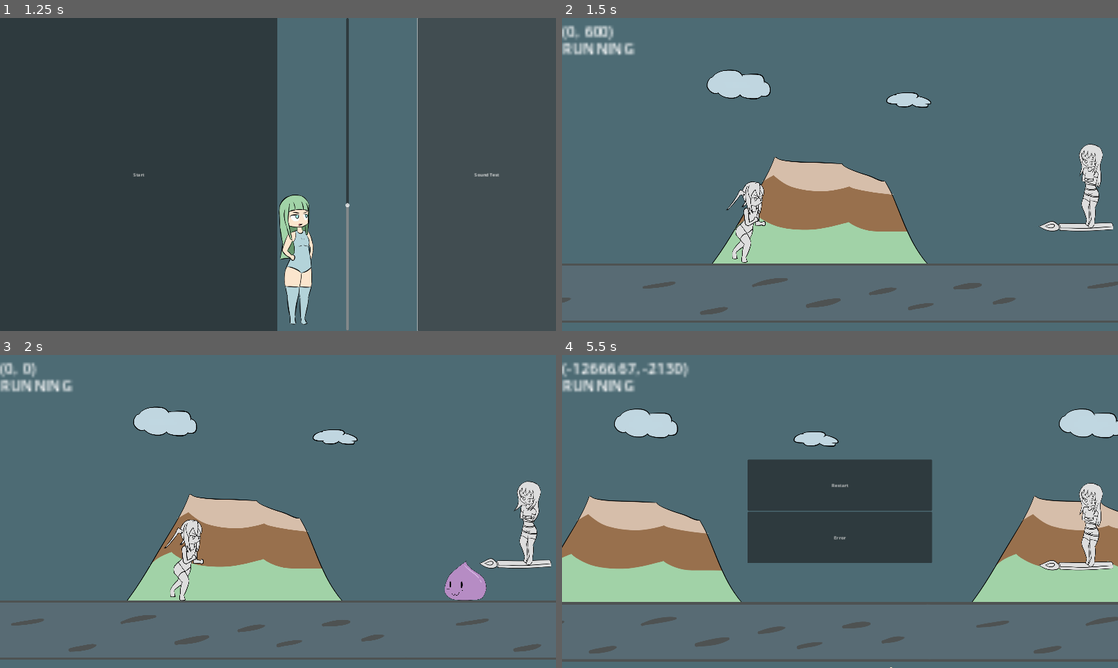
Above: before the commit, frames 1-4 (two rows, left to right).
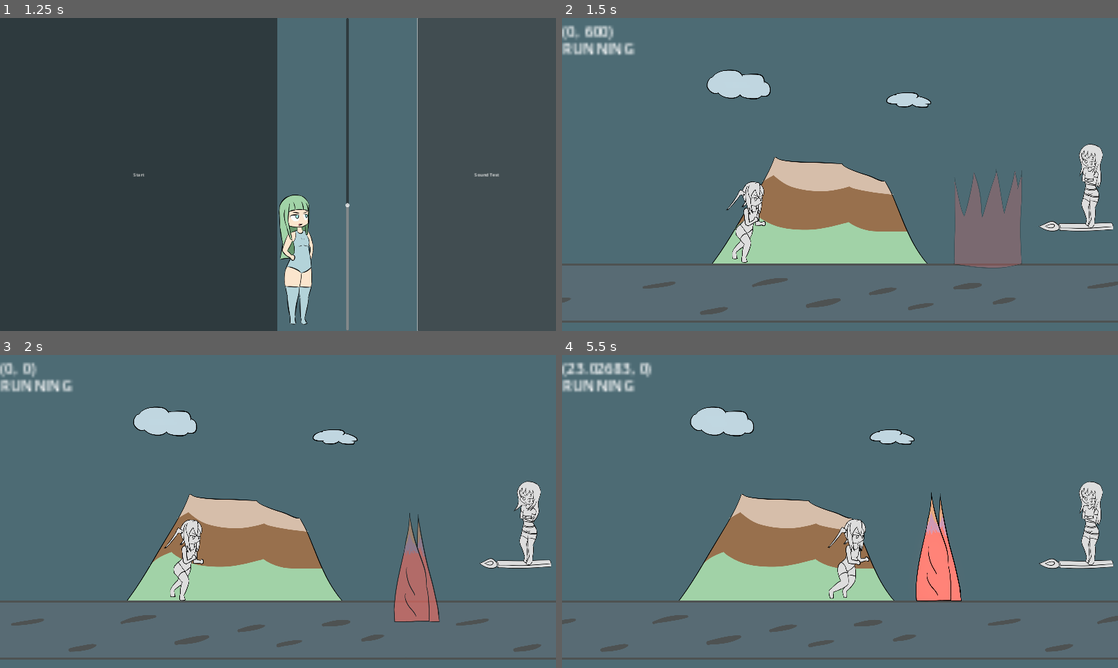
Above: after the commit, the same moments.

Repository: BeatMil/Animurun
Game: Godot game, scene res://scenes/main_menu.tscn
The game is run twice, just before and just after one commit, with the same random seed, the same clock (stepped at 60 frames per second) and the same inputs.
Inputs (mouse positions are in pixels of both pictures, inside the frame that each line leads up to):
- Up to frame 1 (1.25 s): click "Sound Test" at 0.5 s
- Up to frame 2 (1.5 s): click "Start" at 1.25 s
- Up to frame 3 (2 s): no input
- Up to frame 4 (5.5 s): hold K (dodge) 2.03-2.78 s; hold D (move_right) 2.03-3.53 s; tap Space (jump) at 2.27, 3.02, 4.52 s; tap L (attack) at 2.85 s; tap K (dodge) at 3.05, 3.8, 4.35 s; hold A (move_left) 3.53-4.28 s; hold J (block) 3.53-4.28 s; hold D (move_right) 4.28-5 s; click (840, 486) at 5 s, where only the run before the commit has a clickable "Restart"

Frame 1 is identical in both runs. In frame 2, 2.8% of the frame differs, in the area x 70-83%, y 48-80%; in frame 3, 2.4%; in frame 4, 37%, in the area x 0-100%, y 2-100%.

Commit message:
Chiichan must move from spike

Diff:
--- a/nodes/spike.tscn
+++ b/nodes/spike.tscn
@@ -1,13 +1,13 @@
 [gd_scene load_steps=10 format=3 uid="uid://b3vaybudghovl"]
 
-[ext_resource type="Texture2D" uid="uid://civtwboshnc0s" path="res://media/sprites/taiga/taiga_spikes.png" id="1_1ew73"]
+[ext_resource type="Texture2D" uid="uid://dklsgkuytf3uc" path="res://media/sprites/taiga/taiga_spikes.png" id="1_1ew73"]
 [ext_resource type="Script" path="res://scripts/spike.gd" id="1_xkotw"]
-[ext_resource type="AudioStream" uid="uid://tohd2wesynxp" path="res://media/sfx/spike.wav" id="3_5f78s"]
-[ext_resource type="AudioStream" uid="uid://buqe4ddxwekc2" path="res://media/sfx/charge01.wav" id="3_jcnej"]
-[ext_resource type="Texture2D" uid="uid://edudquxnk6ry" path="res://media/sprites/taiga/pre_spike.png" id="4_tqegg"]
+[ext_resource type="AudioStream" uid="uid://du5uyyj5q3tui" path="res://media/sfx/spike.wav" id="3_5f78s"]
+[ext_resource type="AudioStream" uid="uid://0ns5ho0vuynk" path="res://media/sfx/charge01.wav" id="3_jcnej"]
+[ext_resource type="Texture2D" uid="uid://d26pmhu51yr4j" path="res://media/sprites/taiga/pre_spike.png" id="4_tqegg"]
 
 [sub_resource type="RectangleShape2D" id="RectangleShape2D_c2n7o"]
-size = Vector2(150, 464)
+size = Vector2(150, 317)
 
 [sub_resource type="Animation" id="Animation_kq8h8"]
 length = 0.001
@@ -70,6 +70,18 @@
 "transitions": PackedFloat32Array(1),
 "update": 0,
 "values": [Color(1, 0.392157, 0.392157, 0)]
+}
+tracks/5/type = "value"
+tracks/5/imported = false
+tracks/5/enabled = true
+tracks/5/path = NodePath("TaigaSpikes:modulate")
+tracks/5/interp = 1
+tracks/5/loop_wrap = true
+tracks/5/keys = {
+"times": PackedFloat32Array(0),
+"transitions": PackedFloat32Array(1),
+"update": 0,
+"values": [Color(0.972549, 0.329412, 0.329412, 1)]
 }
 
 [sub_resource type="Animation" id="Animation_arya7"]
@@ -82,7 +94,7 @@
 tracks/0/interp = 1
 tracks/0/loop_wrap = true
 tracks/0/keys = {
-"times": PackedFloat32Array(1, 1.1),
+"times": PackedFloat32Array(0.6, 0.7),
 "transitions": PackedFloat32Array(1, 1),
 "update": 0,
 "values": [Vector2(0, 208), Vector2(0, 0)]
@@ -94,10 +106,10 @@
 tracks/1/interp = 1
 tracks/1/loop_wrap = true
 tracks/1/keys = {
-"times": PackedFloat32Array(1, 1.1),
-"transitions": PackedFloat32Array(1, 1),
-"update": 0,
-"values": [Color(1, 1, 1, 0), Color(1, 1, 1, 1)]
+"times": PackedFloat32Array(0.6, 0.7),
+"transitions": PackedFloat32Array(1, 1),
+"update": 0,
+"values": [Color(1, 1, 1, 0), Color(2, 2, 2, 1)]
 }
 tracks/2/type = "value"
 tracks/2/imported = false
@@ -106,7 +118,7 @@
 tracks/2/interp = 1
 tracks/2/loop_wrap = true
 tracks/2/keys = {
-"times": PackedFloat32Array(1, 1.1),
+"times": PackedFloat32Array(0.6, 0.7),
 "transitions": PackedFloat32Array(1, 1),
 "update": 1,
 "values": [0, 4]
@@ -118,10 +130,10 @@
 tracks/3/interp = 1
 tracks/3/loop_wrap = true
 tracks/3/keys = {
-"times": PackedFloat32Array(1, 1.1),
-"transitions": PackedFloat32Array(1, 1),
-"update": 1,
-"values": [0, 3]
+"times": PackedFloat32Array(0.6, 0.7),
+"transitions": PackedFloat32Array(1, 1),
+"update": 1,
+"values": [0, 11]
 }
 tracks/4/type = "audio"
 tracks/4/imported = false
@@ -139,7 +151,7 @@
 "start_offset": 0.0,
 "stream": ExtResource("3_5f78s")
 }],
-"times": PackedFloat32Array(0, 1)
+"times": PackedFloat32Array(0, 0.6)
 }
 tracks/4/use_blend = true
 tracks/5/type = "value"
@@ -161,12 +173,24 @@
 tracks/6/interp = 1
 tracks/6/loop_wrap = true
 tracks/6/keys = {
-"times": PackedFloat32Array(1),
+"times": PackedFloat32Array(0.6),
 "transitions": PackedFloat32Array(1),
 "values": [{
 "args": [true],
 "method": &"set_is_moving"
 }]
+}
+tracks/7/type = "value"
+tracks/7/imported = false
+tracks/7/enabled = true
+tracks/7/path = NodePath("TaigaSpikes:modulate")
+tracks/7/interp = 1
+tracks/7/loop_wrap = true
+tracks/7/keys = {
+"times": PackedFloat32Array(0.7),
+"transitions": PackedFloat32Array(1),
+"update": 0,
+"values": [Color(0.972549, 0.529412, 0.529412, 1)]
 }
 
 [sub_resource type="AnimationLibrary" id="AnimationLibrary_fppn1"]
@@ -186,24 +210,22 @@
 script = ExtResource("1_xkotw")
 
 [node name="TaigaSpikes" type="Sprite2D" parent="."]
+modulate = Color(0.972549, 0.329412, 0.329412, 1)
 self_modulate = Color(1, 1, 1, 0)
 position = Vector2(0, 208)
 texture = ExtResource("1_1ew73")
 
 [node name="CollisionShape2D" type="CollisionShape2D" parent="."]
-position = Vector2(0, 7)
+position = Vector2(0, 80.5)
 shape = SubResource("RectangleShape2D_c2n7o")
 
 [node name="AnimationPlayer" type="AnimationPlayer" parent="."]
+autoplay = "spike"
 libraries = {
 "": SubResource("AnimationLibrary_fppn1")
 }
 
 [node name="AudioStreamPlayer" type="AudioStreamPlayer" parent="AnimationPlayer"]
-
-[node name="Timer" type="Timer" parent="."]
-one_shot = true
-autostart = true
 
 [node name="VisibleOnScreenNotifier2D" type="VisibleOnScreenNotifier2D" parent="."]
 
@@ -214,5 +236,4 @@
 
 [connection signal="body_entered" from="." to="." method="_on_body_entered"]
 [connection signal="animation_started" from="AnimationPlayer" to="." method="_on_animation_player_animation_started"]
-[connection signal="timeout" from="Timer" to="." method="_on_timer_timeout"]
 [connection signal="screen_exited" from="VisibleOnScreenNotifier2D" to="." method="_on_visible_on_screen_notifier_2d_screen_exited"]
--- a/scenes/forest.tscn
+++ b/scenes/forest.tscn
@@ -1959,7 +1959,7 @@
 position = Vector2(523, 749)
 
 [node name="SpikeSpawnPos" type="Marker2D" parent="Markers"]
-position = Vector2(960, 704)
+position = Vector2(1600, 704)
 
 [node name="SpawnTimer" type="Timer" parent="."]
 wait_time = 0.5
--- a/scripts/forest.gd
+++ b/scripts/forest.gd
@@ -17,7 +17,8 @@
 var order_index: int = 0 # spawner helper
 var is_random_spawn = false
 var rng = RandomNumberGenerator.new()
-var tutorial_phase_helper = 1
+var tutorial_phase_helper = 3
+var phase_helper = 0
 
 
 # Reference
@@ -36,8 +37,12 @@
 
 
 func spawner() -> void:
-	if tutorial_phase_helper >= 2: # chiichan hits 2 slimes to end tutorial phase
+	if tutorial_phase_helper >= 8: # Finish phase one!
+		phase_two_transition()
+		phase_helper = 2
+	elif tutorial_phase_helper >= 2: # chiichan hits 2 slimes to end tutorial phase
 		spawn_phase_one()
+		phase_helper = 1
 
 	if not enemy_spawn_order.size():
 		return
@@ -53,11 +58,23 @@
 
 
 func spawn_tutorial_phase() -> void:
+	if phase_helper >= 2: # only do this once enter phase 2
+		return
 	enemy_spawn_order = [spawn_slime, spawn_bomby]
 
 
 func spawn_phase_one() -> void:
-	enemy_spawn_order = [spawn_parry_dodge_chain, spawn_two_slime]
+	if phase_helper >= 1: # only do this once enter phase 1
+		return
+	order_index = 0
+	# enemy_spawn_order = [spawn_parry_dodge_chain, spawn_two_slime, spawn_spike]
+	enemy_spawn_order = [spawn_spike]
+	enemy_order_size = enemy_spawn_order.size()
+
+
+func phase_two_transition() -> void:
+	order_index = 0
+	enemy_spawn_order = [spawn_boom_slime_hand]
 	enemy_order_size = enemy_spawn_order.size()
 
 
@@ -165,6 +182,16 @@
 	add_child(spike)
 
 
+func spawn_spike_follow() -> void:
+	var spike = SPIKE.instantiate()
+	spike.position = $"Chiichan".position
+	# spike.position = $"Markers/SpikeSpawnPos".position
+	# spike.position.x = $"Chiichan".position.x
+	# spike.position.y = $"Markers/SpikeSpawnPos".position.y
+	spike.connect("ded", spawner)
+	add_child(spike)
+
+
 func spawn_boom_slime_hand() -> void:
 	var slime = SLIME.instantiate()
 	slime.is_boom_slime = true
--- a/scripts/spike.gd
+++ b/scripts/spike.gd
@@ -28,10 +28,6 @@
 	is_moving = _value
 
 
-func _on_timer_timeout():
-	$AnimationPlayer.play("spike")
-
-
 func _on_animation_player_animation_started(anim_name):
 	pass
 
Not shown: 1 places in nodes/bomby.tscn that only renumber resources
Not shown: 1 places in scenes/forest.tscn that only renumber resources
Not shown: 1 places in scenes/main_menu.tscn that only renumber resources
